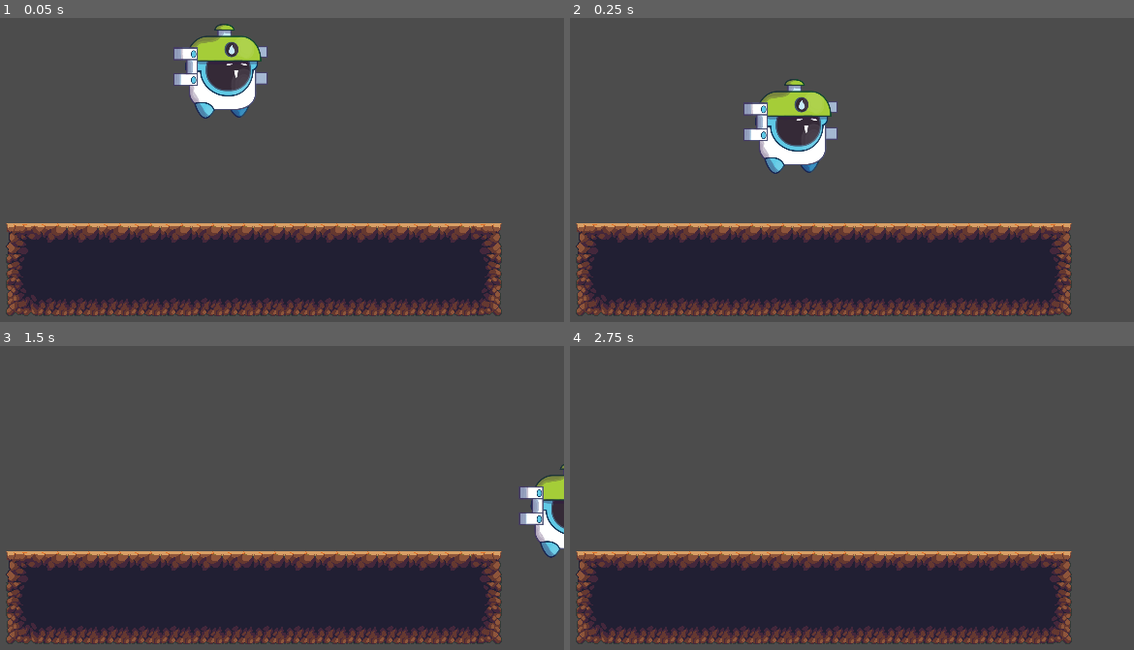
Above: before the commit, frames 1-4 (two rows, left to right).
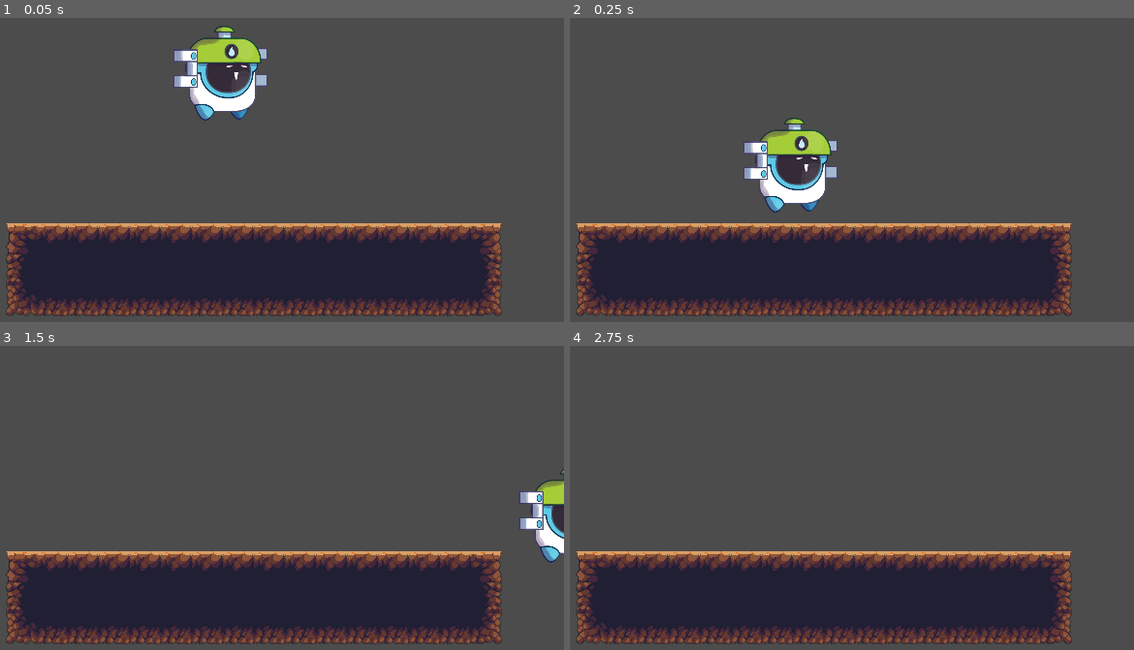
Above: after the commit, the same moments.

Repository: Bearsomez/Watery_Platformer
Game: Godot game, scene res://levels/lvtest.tscn
Same seed, same stepped clock (60 frames per second), same inputs: the game is played once before the commit and once after it.
Inputs:
- Up to frame 1 (0.05 s): no input
- Up to frame 2 (0.25 s): no input
- Up to frame 3 (1.5 s): hold Right (ui_right) from 0.53 s (still down); tap Up (ui_up) at 0.77 s
- Up to frame 4 (2.75 s): tap Up (ui_up) at 1.52 s; tap Enter at 2 s; release Right (ui_right) at 2.03 s; hold Left (ui_left) from 2.03 s (still down)

The runs differ from the first frame. In frame 1, 1.3% of the frame differs, in the area x 30-48%, y 1-34%; in frame 2, 5.1%, in the area x 30-48%, y 20-65%; in frame 3, 1.0%; in frame 4, nothing differs.

Commit message:
Change test
 position = Vector2( 288, 96 )
max_running_speed = 400
jumping_speed = 530
gravity = 30
jumping_speed = 600
gravity = 50
acceleration = 50
friction = 0.25
friction = 0.5

Diff:
--- a/levels/lvtest.tscn
+++ b/levels/lvtest.tscn
@@ -32,7 +32,7 @@
 
 position = Vector2( 288, 96 )
 max_running_speed = 400
-jumping_speed = 530
-gravity = 30
+jumping_speed = 600
+gravity = 50
 acceleration = 50
-friction = 0.25
+friction = 0.5
